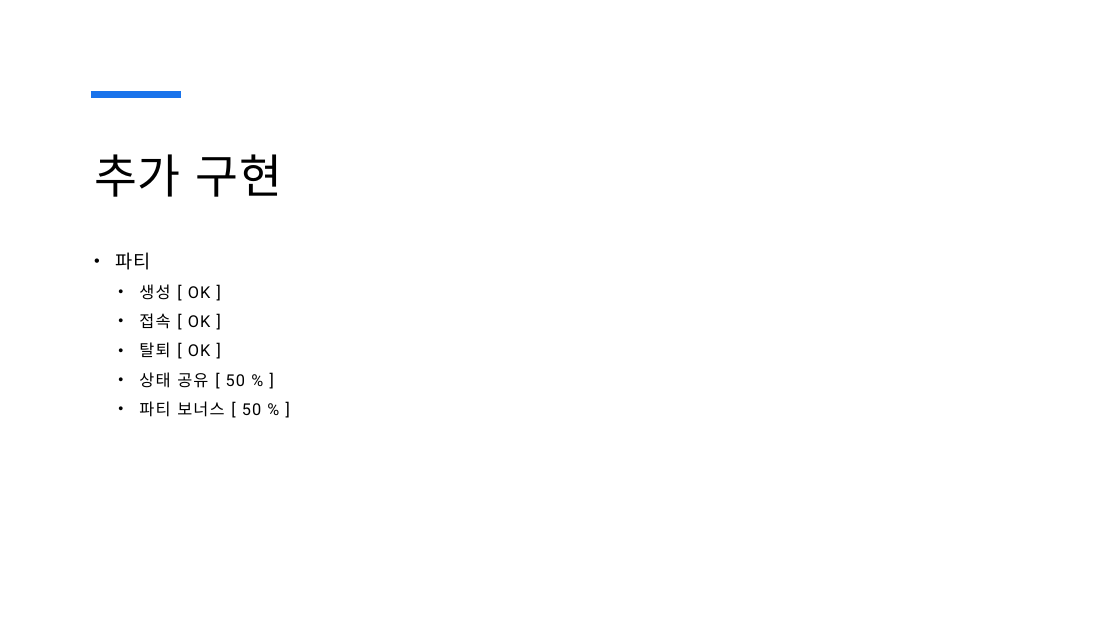
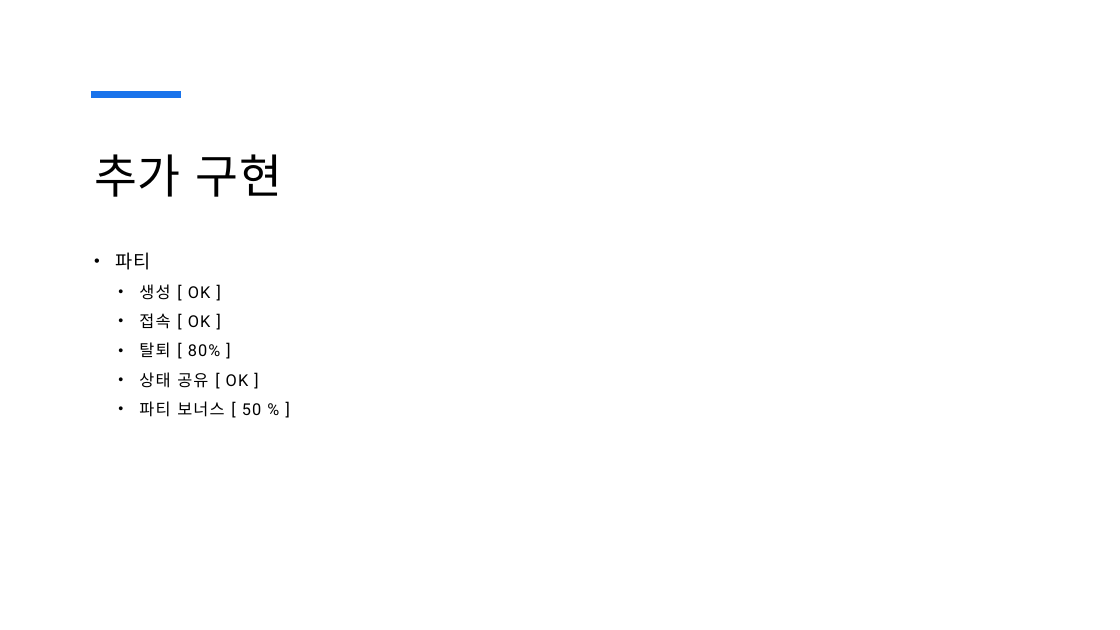
Before and after one commit to haein0303/GameServer_Final_term, a slide deck: slide 5 of 게임서버.pptx. Drawn at 1120x630 pixels with LibreOffice and Linux fonts; fonts in the diff are those of the drawing. Boxes give left, top, right and bottom in pixels: in the first picture for what was removed or moved away, otherwise in the second. Text is boxed around its words. In the diff, an @@ line names an element or a change of style, - is before the commit and + after.

```diff
--- a/게임서버.pptx
+++ b/게임서버.pptx
@@ text at box(139, 342, 249, 388): text changed @@
-  • 탈퇴 [ OK ]
-  • 상태 공유 [ 50 % ]
+  • 탈퇴 [ 80% ]
+  • 상태 공유 [ OK ]
```
Also in this commit, not shown: 1 other file.
